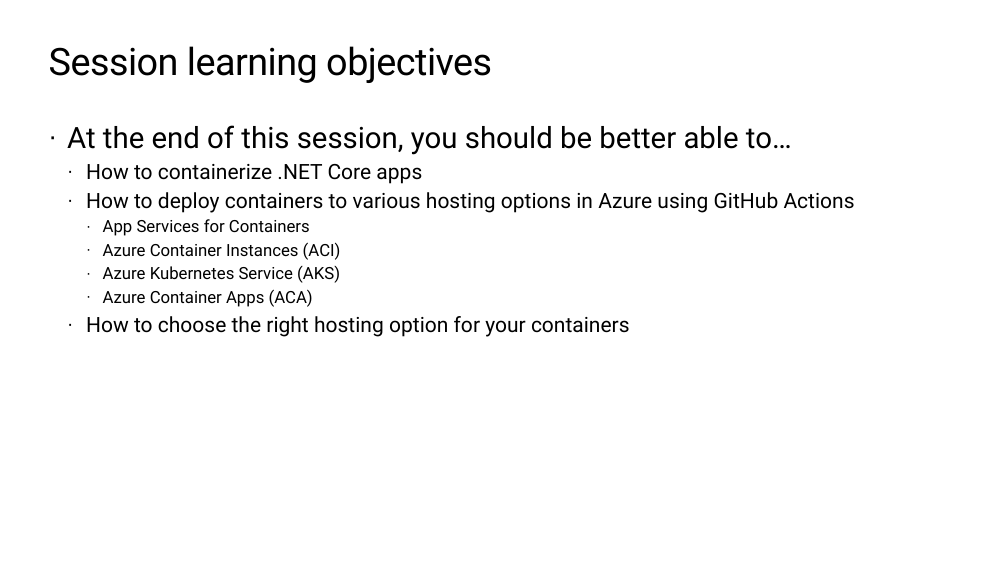
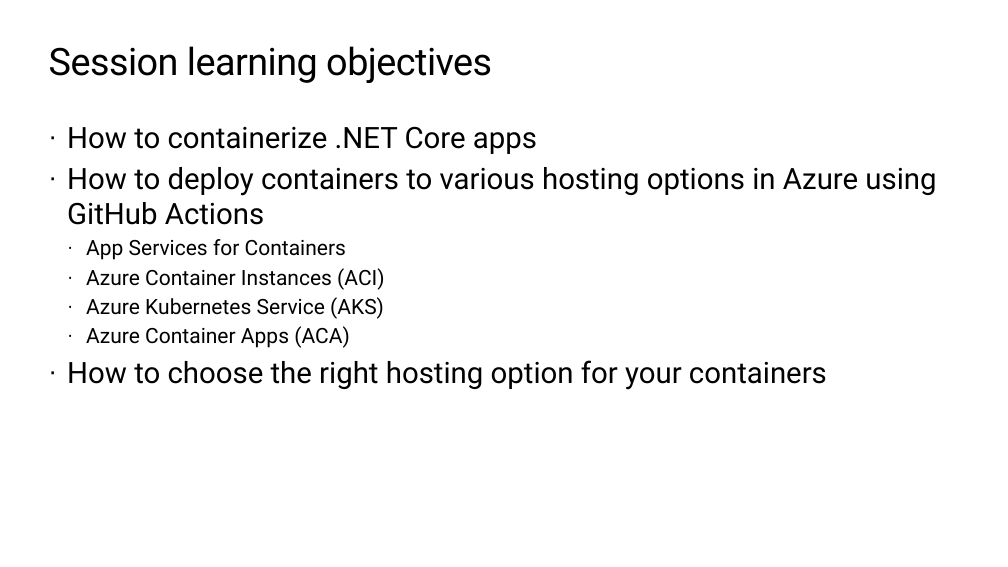
Before and after one commit to mattruma/containers-everywhere-in-azure, a slide deck: slide 16 of docs/ContainersEverywhereInAzure.pptx. Drawn at 1008x567 pixels with LibreOffice and Linux fonts; fonts in the diff are those of the drawing; background and template pictures are left out. Boxes give left, top, right and bottom in pixels: in the first picture for what was removed or moved away, otherwise in the second. Text is boxed around its words. In the diff, an @@ line names an element or a change of style, - is before the commit and + after.

```diff
--- a/docs/ContainersEverywhereInAzure.pptx
+++ b/docs/ContainersEverywhereInAzure.pptx
@@ text "How to containerize .NET Core ..." at box(67, 126, 936, 390): size 20 to 28 pt in "How to containerize .NET Core apps", "How to deploy containers to various hosting ...", "How to choose the right hosting option ..."; size 16 to 20 pt in "App Services for Containers", "Azure Container Instances (ACI)", "Azure Kubernetes Service (AKS)", "Azure Container Apps (ACA)"; list level 2 to 1 in "How to containerize .NET Core ..."; list level 2 to 1 in "How to deploy containers to ..."; list level 3 to 2 in "App Services for Containers"; list level 3 to 2 in "Azure Container Instances (ACI)"; list level 3 to 2 in "Azure Kubernetes Service (AKS)"; list level 3 to 2 in "Azure Container Apps (ACA)"; list level 2 to 1 in "How to choose the right ..." @@
@@ text at box(67, 125, 792, 155): paragraph removed @@
-· At the end of this session, you should be better able to…
```
Also in this commit, not shown: 4 other slides changed.
